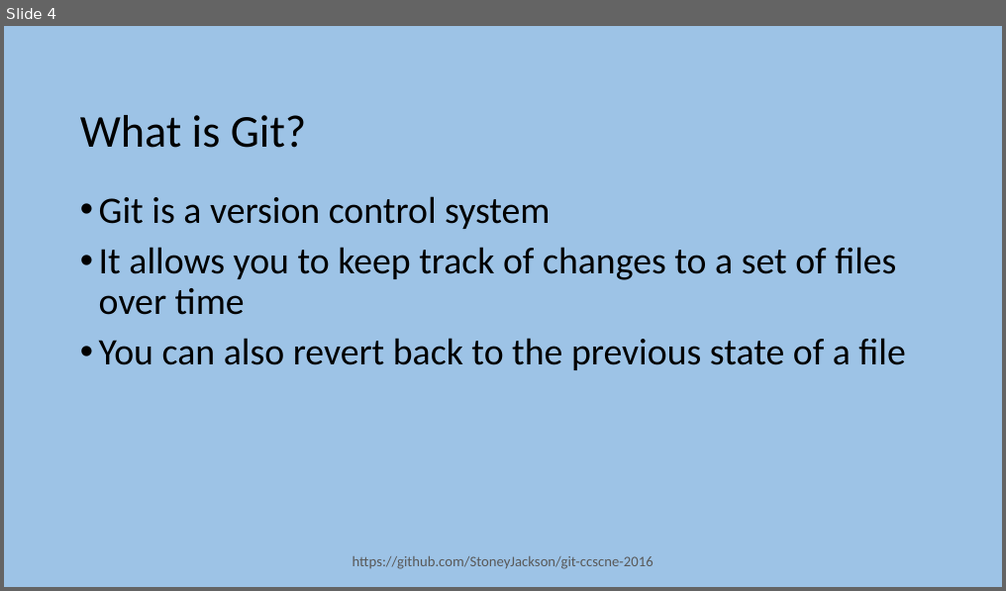
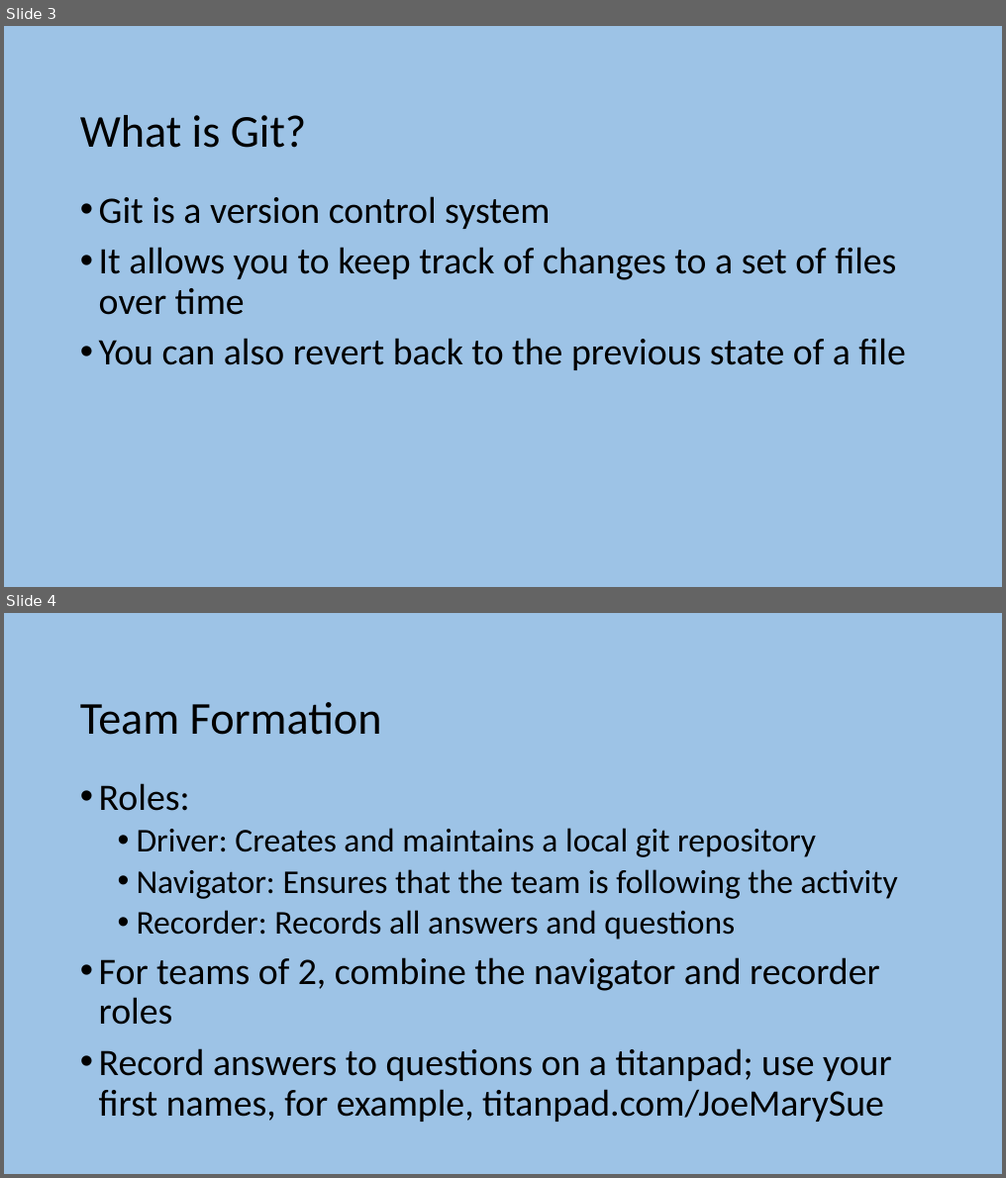
Before and after one commit to foss2serve/git-intro-activity, a slide deck: presentation.pptx. Shown one above the other, each under a label of ours: slide 4 before the commit, slides 3 and 4 after it. The pictures are 1006x591 and 1006x1178 pixels, drawn with LibreOffice and Linux fonts; fonts in the diff are those of the drawing; background and template pictures are left out. Boxes give left, top, right and bottom in pixels: in the first picture for what was removed or moved away, otherwise in the second. Text is boxed around its words. In the diff, an @@ line names an element or a change of style, - is before the commit and + after.

Commit message:
Added title, roles, and changed licensing placement. Specified location of git repository. Updated slides.

```diff
--- a/presentation.pptx
+++ b/presentation.pptx
@@ slide 4 added at (4,613,1002,1174), background #9DC3E6 @@
@@ title added at (80,702,382,735), 44 pt, text #000000 @@
+Team Formation
@@ text added at (99,783,898,1122), 36 pt, text #000000 @@
+• Roles:
+  • Driver: Creates and maintains a local git repository
+  • Navigator: Ensures that the team is following the activity
+  • Recorder: Records all answers and questions
+• For teams of 2, combine the navigator and recorder roles
+• Record answers to questions on a titanpad; use your first names, for example, titanpad.com/JoeMarySue
@@ what was slide 4 is now slide 3 @@
@@ slide 3 changed as well @@
@@ text removed at (352,557,653,570) @@
-https://github.com/StoneyJackson/git-ccscne-2016
```
Also in this commit, not shown: 3 other slides changed, 1 slide removed, 1 other file.
